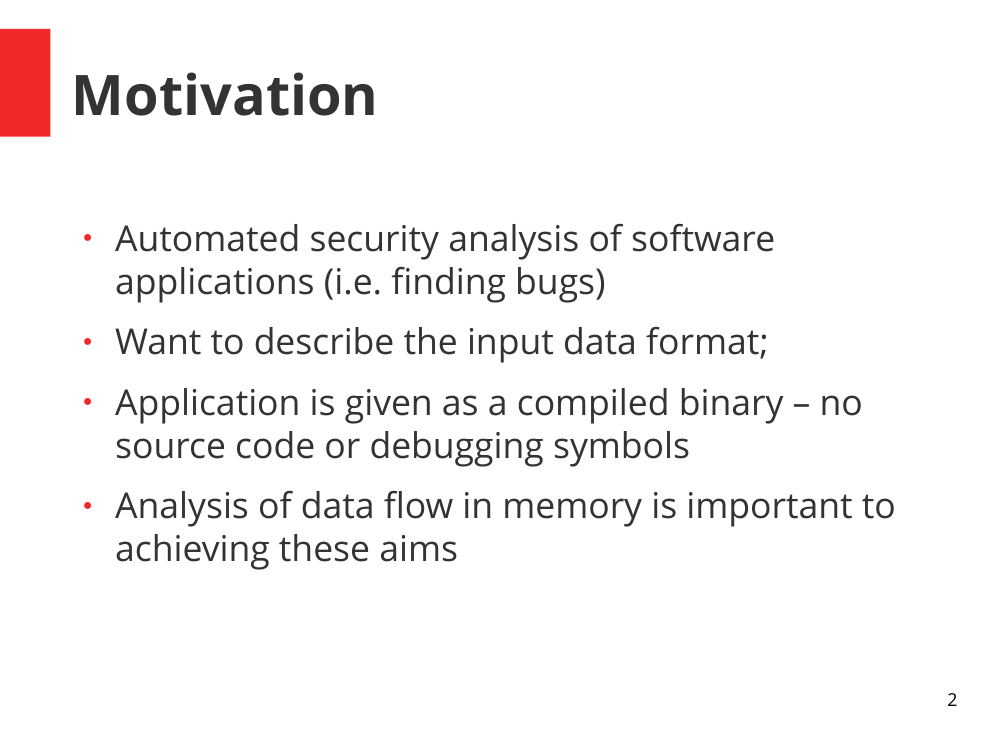
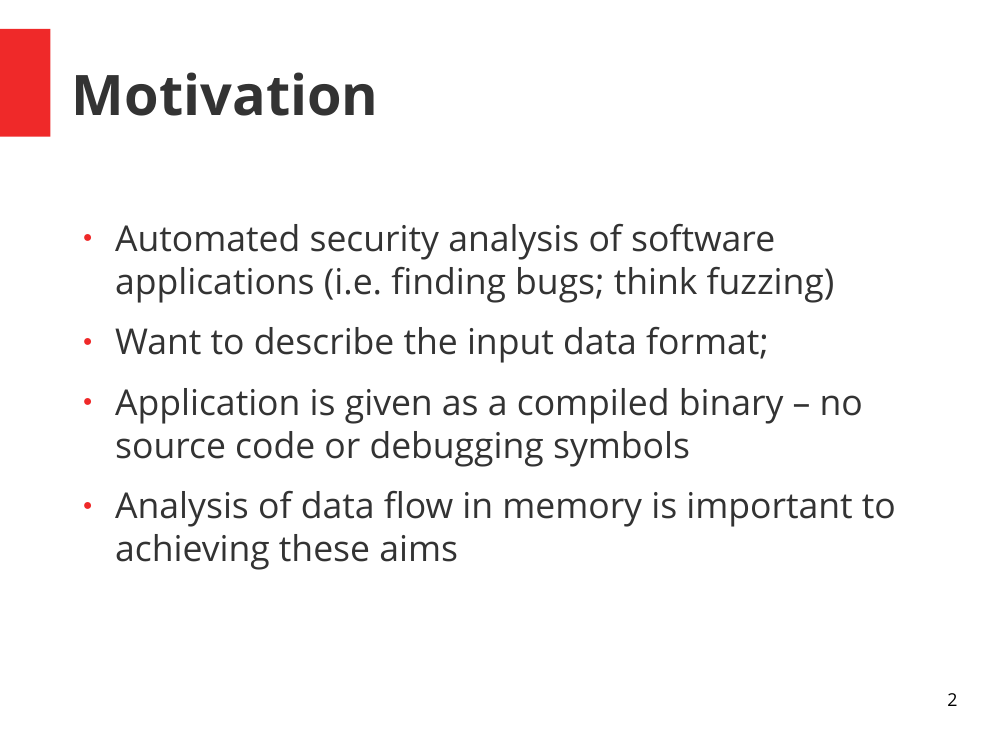
Before and after one commit to Pavlos1/GRTrace, a slide deck: slide 2 of papers/presentation.odp. Drawn at 1008x756 pixels with LibreOffice and Linux fonts; fonts in the diff are those of the drawing. Boxes give left, top, right and bottom in pixels: in the first picture for what was removed or moved away, otherwise in the second. Text is boxed around its words. In the diff, an @@ line names an element or a change of style, - is before the commit and + after.

```diff
--- a/papers/presentation.odp
+++ b/papers/presentation.odp
@@ text at (115, 224, 835, 303): text changed @@
-● Automated security analysis of software applications (i.e. finding bugs)
+● Automated security analysis of software applications (i.e. finding bugs; think fuzzing)
```
Also in this commit, not shown: 5 other slides changed, 3 other files.
